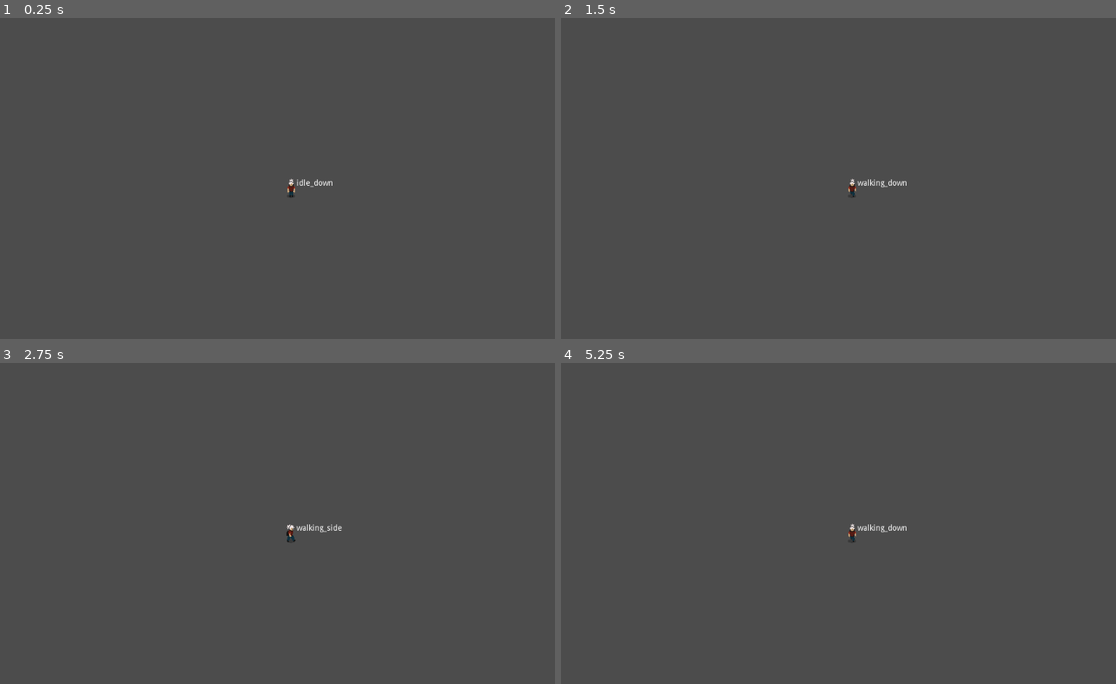
Above: before the commit, frames 1-4 (two rows, left to right).
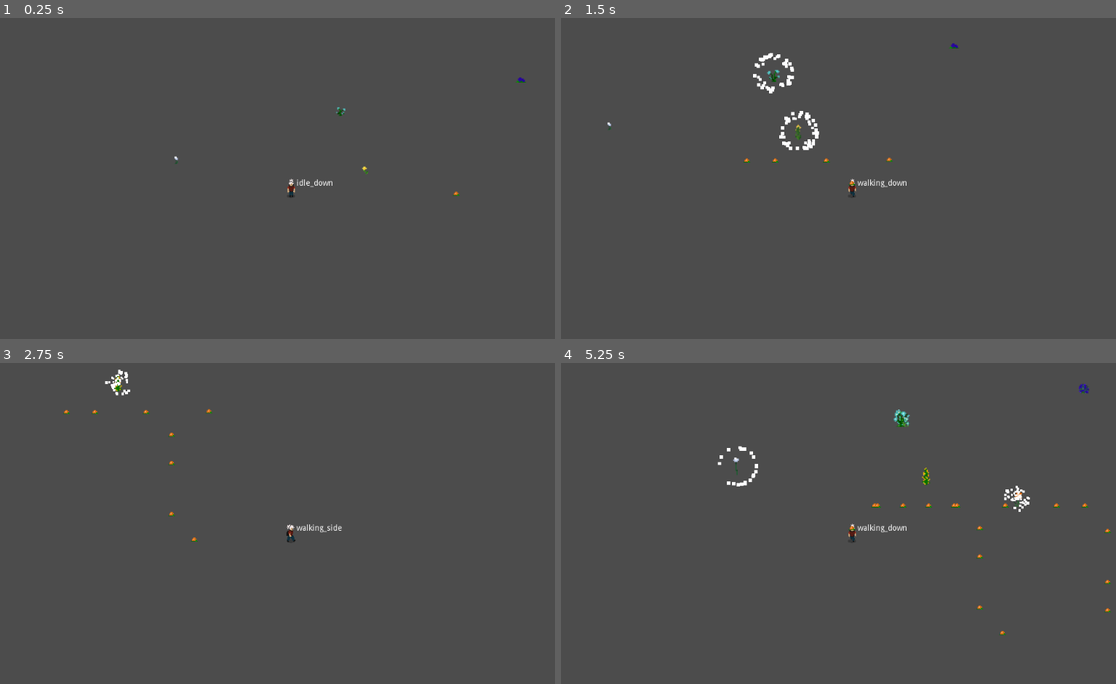
Above: after the commit, the same moments.

Repository: drarbego/magic-garden
Game: Godot game, scene res://Worlds/GardenTest.tscn
The game is run twice, just before and just after one commit, with the same random seed, the same clock (stepped at 60 frames per second) and the same inputs. Before the commit the project has no main scene; this scene is started directly in both runs.
Inputs:
- Up to frame 1 (0.25 s): no input
- Up to frame 2 (1.5 s): tap Enter at 0.5 s; hold Right (ui_right) 0.53-1.28 s; tap Space (ui_select) at 0.6, 0.77, 1.07, 1.35 s; hold Down (ui_down) from 1.28 s (still down)
- Up to frame 3 (2.75 s): tap Space (ui_select) at 1.52, 1.82, 2.1 s; release Down (ui_down) at 2.03 s; hold Right (ui_right) from 2.03 s (still down)
- Up to frame 4 (5.25 s): release Right (ui_right) at 2.78 s; hold Up (ui_up) 2.78-3.53 s; tap Space (ui_select) at 2.85, 3.02, 3.32, 3.6, 3.77, 4.07, 4.35, 4.52, 4.82, 5.1 s; hold Left (ui_left) 3.53-5.03 s; hold Down (ui_down) from 5.03 s (still down)

The runs differ from the first frame. In frame 1, less than 0.1% of the frame differs, in the area x 31-95%, y 18-56%; in frame 2, 0.6%; in frame 3, 0.2%; in frame 4, 0.7%, in the area x 28-100%, y 6-85%.

Commit message:
Plant production cycle

Diff:
--- a/BasePlant.gd
+++ b/BasePlant.gd
@@ -8,11 +8,11 @@
 const GROWTH_STAGES_COUNT = 3
 var stage = 0 # column index for flowers.png
 
+var produced = false
+
 
 func _ready():
-	print(sprite_row, stage)
 	$ProductionTimer.set_wait_time(self.production_wait_time)
-	$ProductionTimer.start()
 	$GrowthTimer.set_wait_time(self.growth_wait_time)
 	$GrowthTimer.start()
 	self.update_graphics()
@@ -28,11 +28,23 @@
 		$GrowthTimer.set_wait_time(self.growth_wait_time)
 		$GrowthTimer.start()
 
+	else:
+		print("production timer started")
+		$ProductionTimer.start()
+
 func update_graphics():
 	$Sprite.set_frame_coords(Vector2(self.stage, self.sprite_row))
 
 func _on_ProductionTimer_timeout():
+	print("producing!")
 	self.produce()
 
+func _process(delta):
+	update()
+
+func _draw():
+	if self.produced:
+		draw_circle(Vector2.ZERO, 24, Color(1, 0, 1, 0.5))
+
 func produce():
-	pass
+	self.produced = true
--- a/BasePlant.tscn
+++ b/BasePlant.tscn
@@ -28,6 +28,7 @@
 script = ExtResource( 1 )
 
 [node name="ProductionTimer" type="Timer" parent="."]
+one_shot = true
 
 [node name="GrowthTimer" type="Timer" parent="."]
 wait_time = 5.0
@@ -49,4 +50,5 @@
 explosiveness = 0.5
 randomness = 0.5
 process_material = SubResource( 3 )
+[connection signal="timeout" from="ProductionTimer" to="." method="_on_ProductionTimer_timeout"]
 [connection signal="timeout" from="GrowthTimer" to="." method="_on_GrowthTimer_timeout"]
--- a/Mage.gd
+++ b/Mage.gd
@@ -4,6 +4,9 @@
 var speed = 300
 var is_walking = false
 var dir = Vector2.ZERO
+
+const FirePepper = preload("res://PlantTypes/FirePepper.tscn")
+
 
 func _process(delta):
 	var anim_name = "walking" if self.is_walking else "idle"
@@ -17,6 +20,15 @@
 	$AnimationPlayer.play(anim_name + "_" + anim_dir)
 	$Debug.set_text(anim_name + "_" + anim_dir)
 
+func _unhandled_input(event):
+	if event.is_action_released("ui_select"):
+		self.plant()
+
+func plant():
+	var fire_pepper = FirePepper.instance()
+	fire_pepper.global_position = self.global_position
+	get_parent().add_child(fire_pepper)
+
 func _physics_process(delta):
 	var x = int(Input.is_action_pressed("ui_right")) - int(Input.is_action_pressed("ui_left"))
 	var y = int(Input.is_action_pressed("ui_down")) - int(Input.is_action_pressed("ui_up"))
--- /dev/null
+++ b/PlantTypes/FirePepper.tscn
@@ -0,0 +1,7 @@
+[gd_scene load_steps=2 format=2]
+
+[ext_resource path="res://BasePlant.tscn" type="PackedScene" id=1]
+
+[node name="FirePepper" instance=ExtResource( 1 )]
+sprite_row = 3
+growth_wait_scalar = 1.2
--- a/Worlds/GardenTest.tscn
+++ b/Worlds/GardenTest.tscn
@@ -32,4 +32,4 @@
 growth_wait_time = 1.0
 
 [node name="Mage" parent="." instance=ExtResource( 2 )]
-position = Vector2( 1960.91, 1263.69 )
+position = Vector2( 384.91, 389.69 )
--- a/project.godot
+++ b/project.godot
@@ -16,6 +16,7 @@
 [application]
 
 config/name="Magic Garden"
+run/main_scene="res://Worlds/GardenTest.tscn"
 config/icon="res://icon.png"
 
 [rendering]
